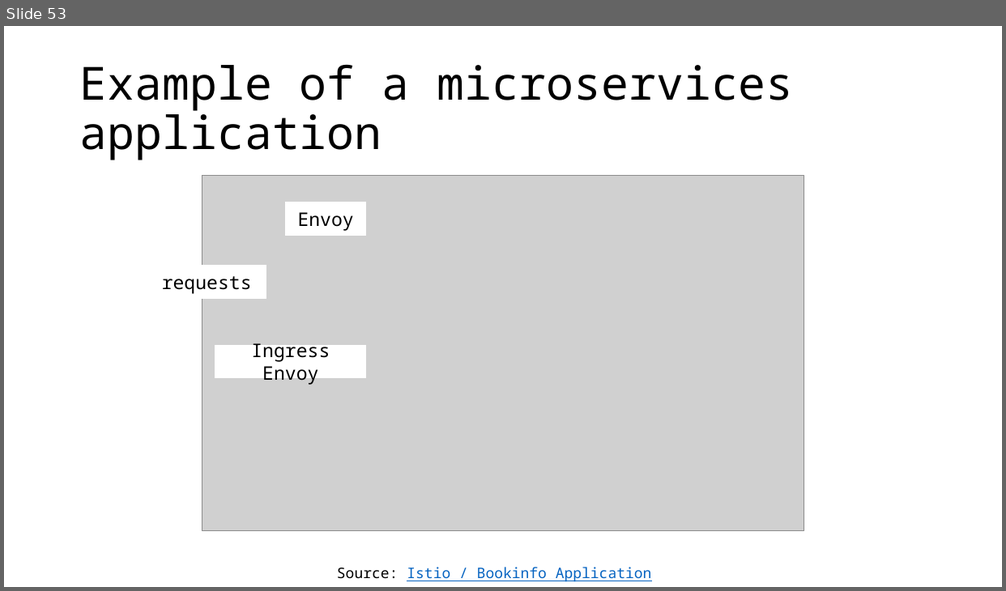
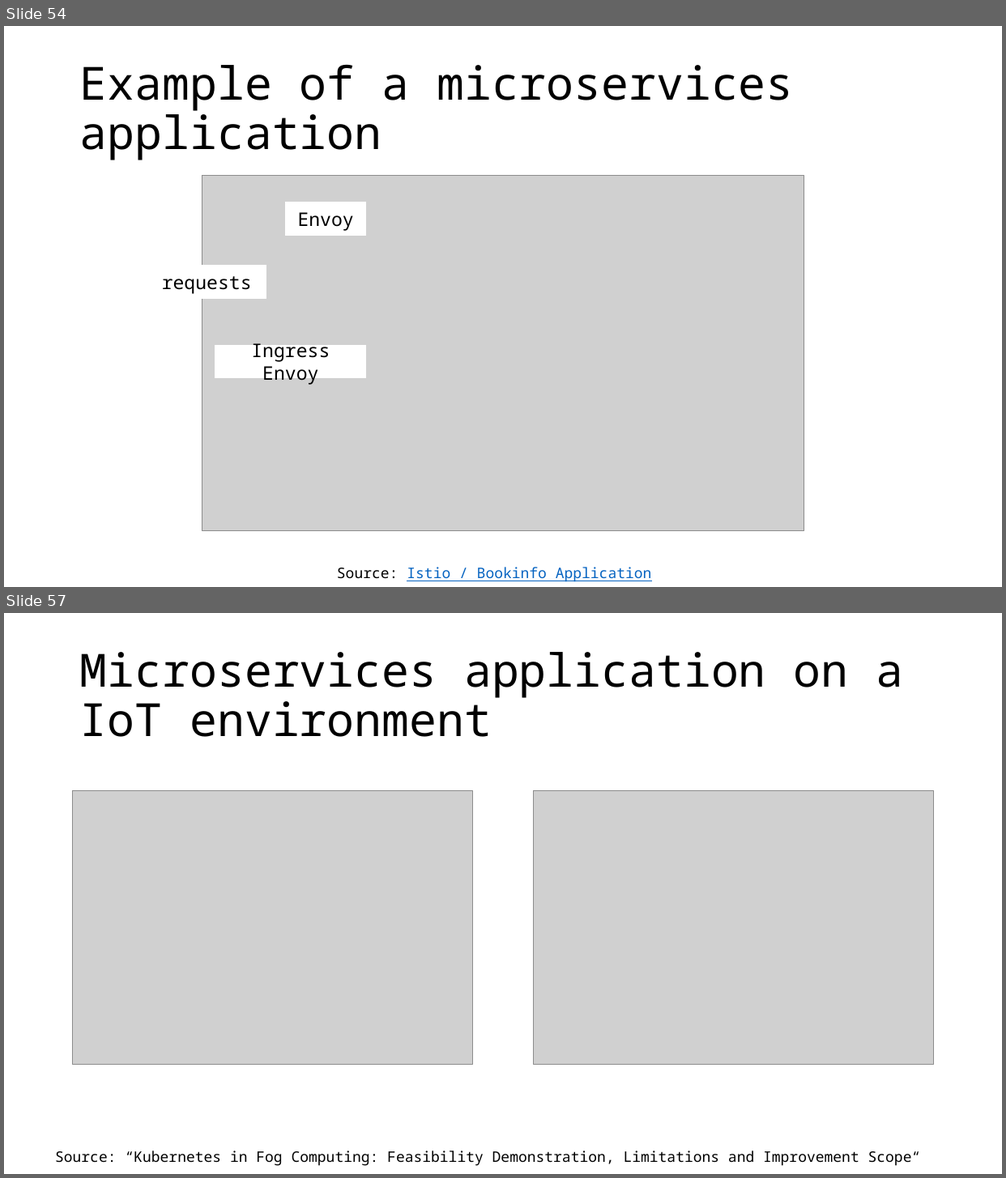
Before and after one commit to leonardopoggiani/Live-migration-Kubernetes-pods, a slide deck: presentazione_tesi.pptx. Shown one above the other, each under a label of ours: slide 53 before the commit, slides 54 and 57 after it; the slides between them are not shown. The pictures are 1006x591 and 1006x1178 pixels, drawn with LibreOffice and Linux fonts; fonts in the diff are those of the drawing; grey boxes stand for pictures. Boxes give left, top, right and bottom in pixels: in the first picture for what was removed or moved away, otherwise in the second. Text is boxed around its words. In the diff, an @@ line names an element or a change of style, - is before the commit and + after.

```diff
--- a/presentazione_tesi.pptx
+++ b/presentazione_tesi.pptx
@@ slide 57 added at box(4, 613, 1002, 1174), background #FFFFFF @@
@@ title added at box(80, 652, 903, 737), 44 pt, text #000000 @@
+Microservices application on a IoT environment
@@ picture added at box(73, 790, 473, 1064) @@
@@ picture added at box(533, 790, 933, 1064) @@
@@ text added at box(55, 1151, 921, 1166), 14 pt, text #000000 @@
+Source: “Kubernetes in Fog Computing: Feasibility Demonstration, Limitations and Improvement Scope“
@@ what was slide 53 is now slide 54 @@
```
Also in this commit, not shown: 12 slides changed, 36 other slides added, 3 slides removed, 1 other file.
